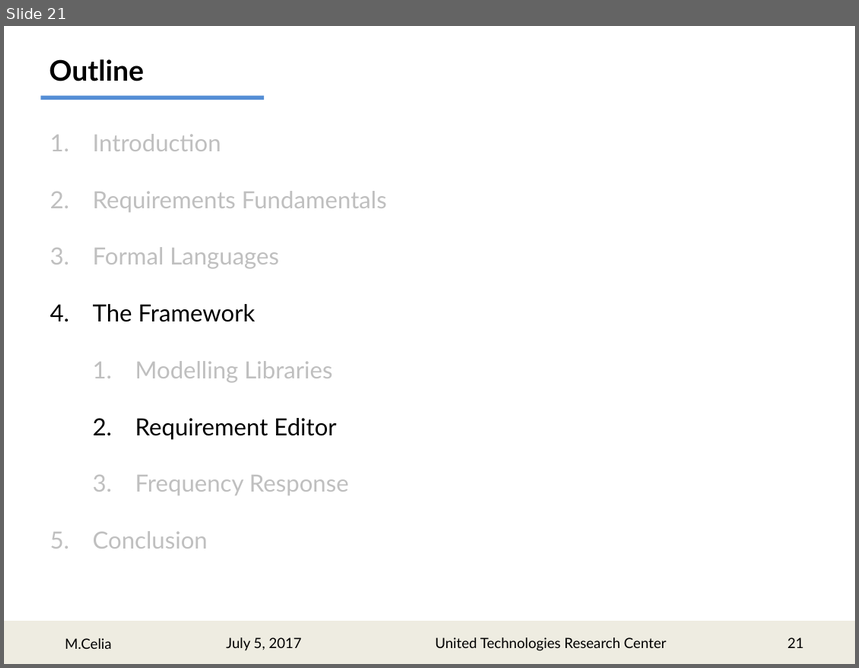
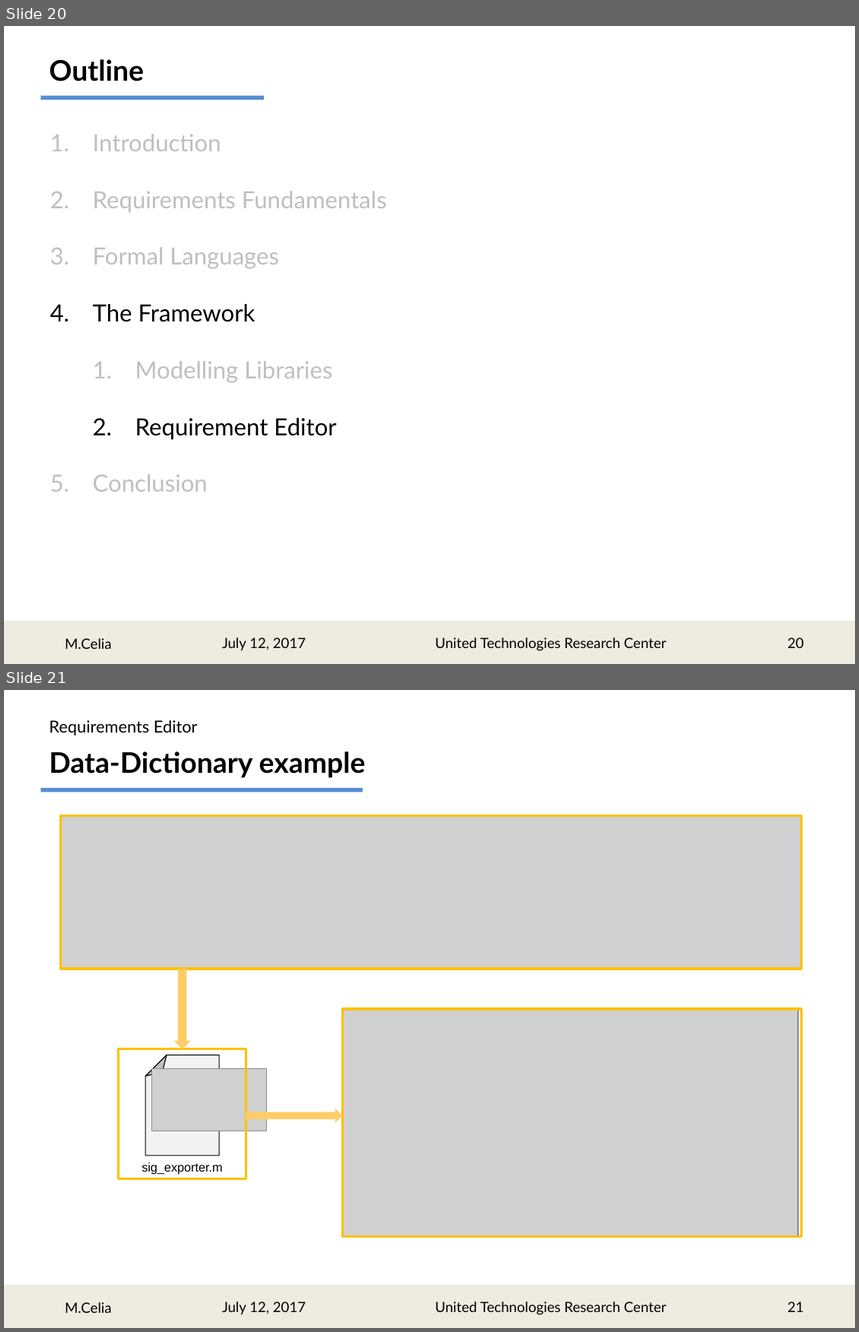
Before and after one commit to marcocelia/Master-Thesis, a slide deck: Presentation/RMpresentation_r1.pptx. Shown one above the other, each under a label of ours: slide 21 before the commit, slides 20 and 21 after it. The pictures are 859x668 and 859x1332 pixels, drawn with LibreOffice and Linux fonts; fonts in the diff are those of the drawing; grey boxes stand for pictures. Boxes give left, top, right and bottom in pixels: in the first picture for what was removed or moved away, otherwise in the second. Text is boxed around its words. In the diff, an @@ line names an element or a change of style, - is before the commit and + after.

```diff
--- a/Presentation/RMpresentation_r1.pptx
+++ b/Presentation/RMpresentation_r1.pptx
@@ slide 21 added at (4,690,855,1328), background #FFFFFF @@
@@ text added at (49,720,198,736), 14 pt, text #000000 @@
+Requirements Editor
@@ text added at (49,752,366,778), 24 pt, text #000000, bold @@
+Data-Dictionary example
@@ rectangle added at (40,788,363,792), fill #558ED5 @@
@@ picture added at (61,816,801,969) @@
@@ rectangle added at (61,816,801,969), outline #FFC000 2 pt @@
@@ right arrow added at (173,969,190,1049), fill #FFCC66 @@
@@ picture added at (343,1009,798,1237) @@
@@ rectangle added at (343,1009,801,1237), outline #FFC000 2 pt @@
@@ group added at (119,1049,266,1179): 1 folded corner, 1 picture, 1 text, 1 rectangle @@
+sig_exporter.m
@@ right arrow added at (246,1109,343,1123), fill #FFCC66 @@
@@ rectangle added at (4,1287,855,1328), fill #EEECE1, outline #EEECE1 2 pt @@
@@ text added at (65,1303,112,1313), 12 pt, text #000000 @@
+M.Celia
@@ text added at (222,1302,306,1315), 12 pt, text #000000 @@
+July 12, 2017
@@ text added at (435,1302,667,1315), 12 pt, text #000000 @@
+United Technologies Research Center
@@ page number added at (788,1302,804,1312), 12 pt, text #000000 @@
+21
@@ what was slide 21 is now slide 20 @@
@@ slide 20 changed as well @@
@@ text at (135,475,349,496): paragraph removed @@
-  3. Frequency Response
@@ text at (222,638,306,651): text changed @@
-July 5, 2017
+July 12, 2017
@@ page number at (788,638,804,648): text changed @@
-21
+20
```
Also in this commit, not shown: 27 other slides changed, 1 slide removed, 12 other files.
